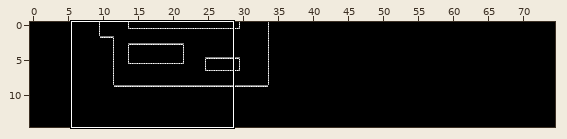
One commit to this LDtk project: source/Levels/World.ldtk. Above, an overview of the earlier version with the close-up marked.
Close-up. Before:
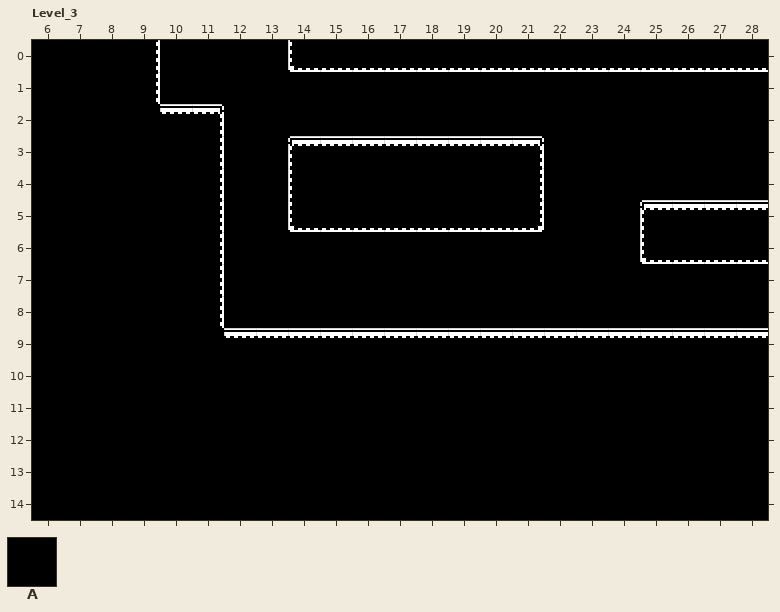
Cells are 16x16 px. Shown: Level_3 x 6..28, y 0..14. The commit also changed other parts of the map, which this record leaves out.
Key: from "Walls": A 1 "solid".
_ is an empty cell.
Layer "Walls" before, first column x 6:
 0 AAAA____AAAAAAAAAAAAAAA
 1 AAAA___________________
 2 AAAAAA_________________
 3 AAAAAA__AAAAAAAA_______
 4 AAAAAA__AAAAAAAA_______
 5 AAAAAA__AAAAAAAA___AAAA
 6 AAAAAA_____________AAAA
 7 AAAAAA_________________
 8 AAAAAA_________________
 9 AAAAAAAAAAAAAAAAAAAAAAA
10 AAAAAAAAAAAAAAAAAAAAAAA
11 AAAAAAAAAAAAAAAAAAAAAAA
12 AAAAAAAAAAAAAAAAAAAAAAA
13 AAAAAAAAAAAAAAAAAAAAAAA
14 AAAAAAAAAAAAAAAAAAAAAAA
The result:
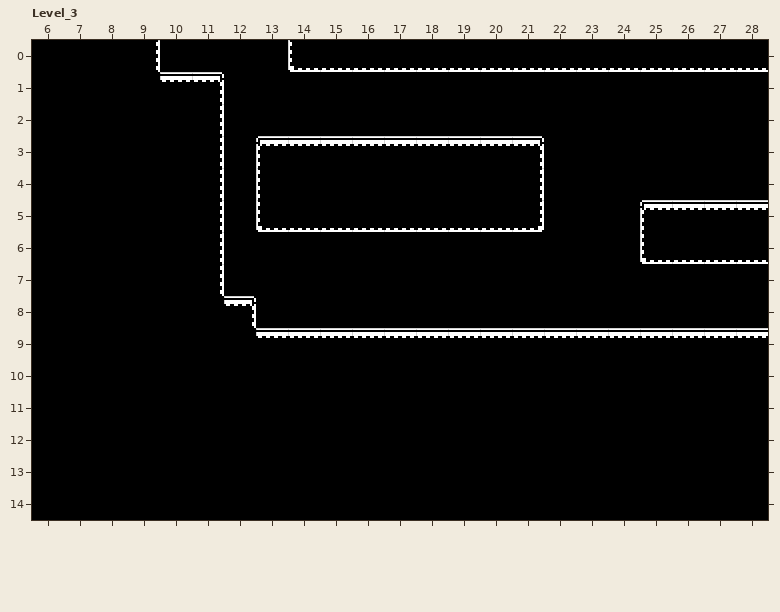
Edits made:
Layer "Walls":
y 1: x 10..11 __ -> AA
y 3..5: x 13 _ -> A
y 8: x 12 _ -> A
